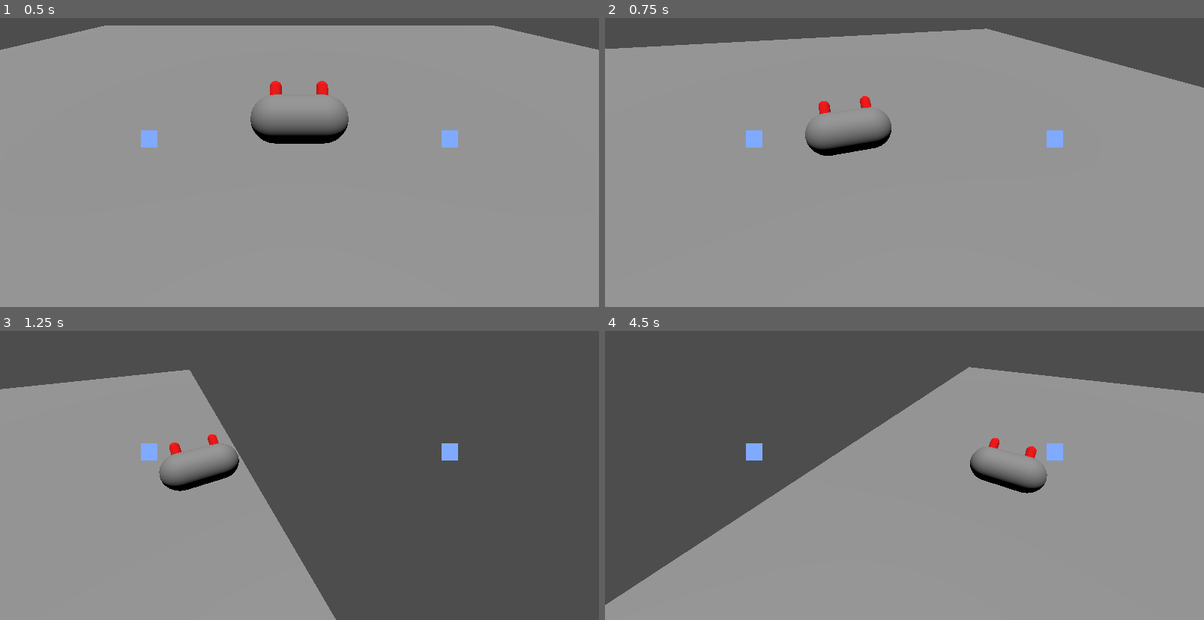
Above: before the commit, frames 1-4 (two rows, left to right).
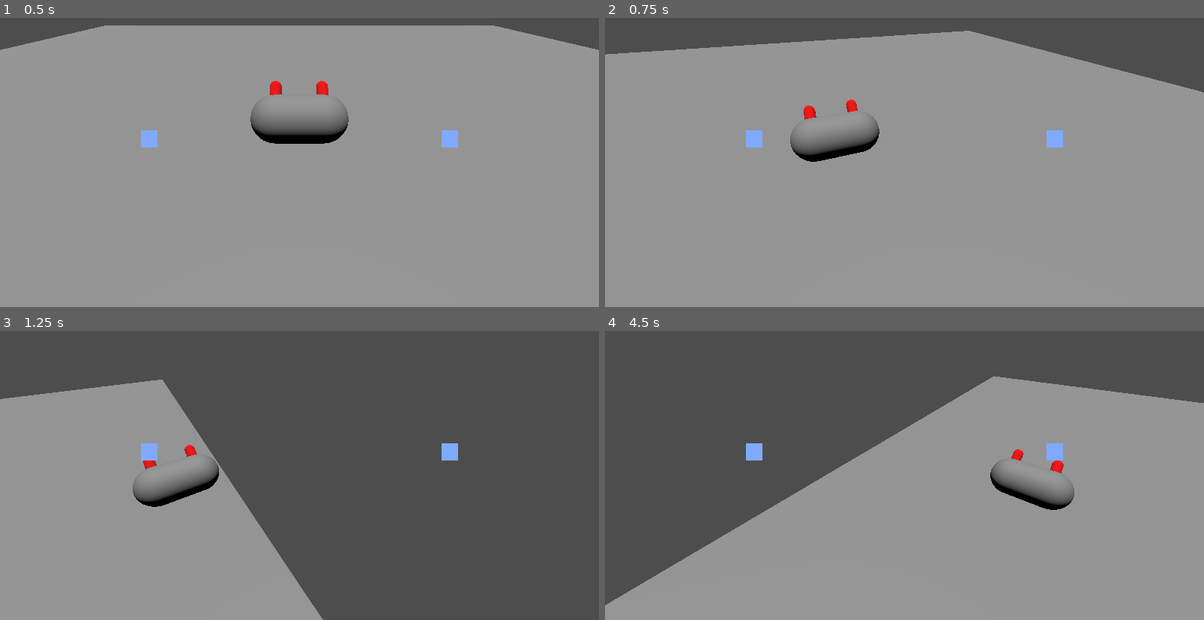
Above: after the commit, the same moments.

Repository: romeshdev/GGJ25
Game: Godot game, scene res://game/RootGame.tscn
Same seed, same stepped clock (60 frames per second), same inputs: the game is played once before the commit and once after it.
Inputs:
- Up to frame 1 (0.5 s): no input
- Up to frame 2 (0.75 s): tap Enter (ui_accept) at 0.5 s; hold D (crab_strafe_right) from 0.53 s (still down)
- Up to frame 3 (1.25 s): keep holding D (crab_strafe_right); tap Enter (ui_accept) at 0.77 s
- Up to frame 4 (4.5 s): release D (crab_strafe_right) at 1.28 s; hold Down (ui_down) 1.28-2.03 s; tap Enter (ui_accept) at 1.52, 3.02, 3.77 s; hold D (crab_strafe_right) 2.03-2.78 s; hold Up (ui_up) 2.78-3.53 s; hold A (crab_strafe_left) from 3.53 s (still down)

Frame 1 is identical in both runs. In frame 2, 2.5% of the frame differs, in the area x 0-100%, y 3-50%; in frame 3, 5.3%, in the area x 0-57%, y 13-100%; in frame 4, 5.2%.

Commit message:
headcheck further

Diff:
--- a/crab/RootCrab.tscn
+++ b/crab/RootCrab.tscn
@@ -44,7 +44,7 @@
 [node name="CameraTarget" type="Node3D" parent="."]
 
 [node name="CameraTargetStafeLeft" type="Node3D" parent="."]
-transform = Transform3D(1, 0, 0, 0, 1, 0, 0, 0, 1, -4, 0, 0)
+transform = Transform3D(1, 0, 0, 0, 1, 0, 0, 0, 1, -5, 0, 0)
 
 [node name="CameraTargetStafeRight" type="Node3D" parent="."]
-transform = Transform3D(1, 0, 0, 0, 1, 0, 0, 0, 1, 4, 0, 0)
+transform = Transform3D(1, 0, 0, 0, 1, 0, 0, 0, 1, 5, 0, 0)
